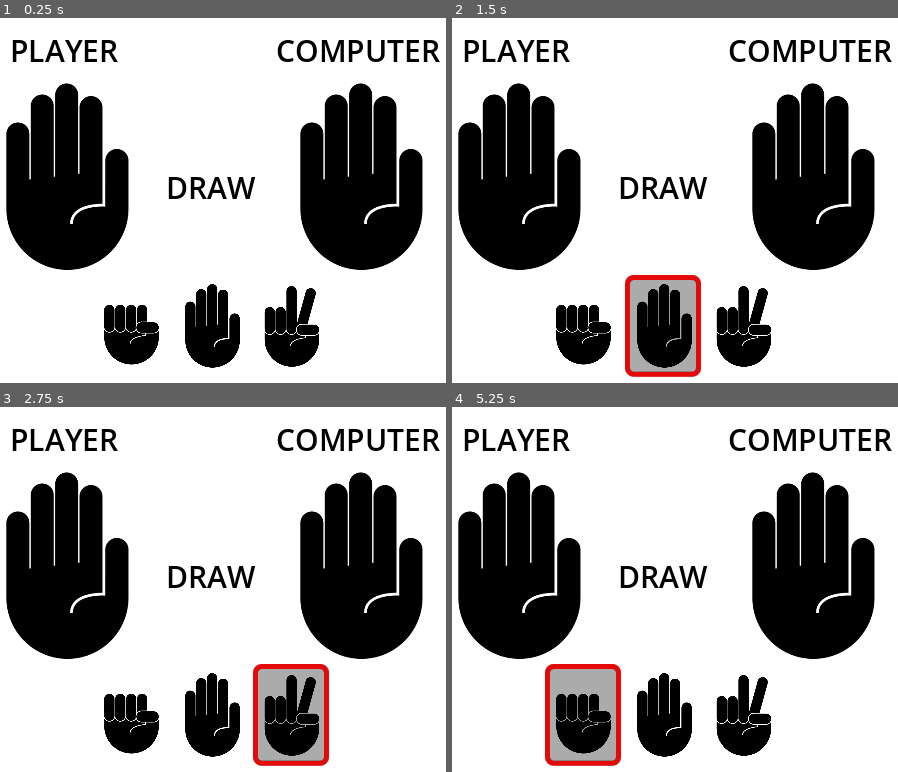
Above: before the commit, frames 1-4 (two rows, left to right).
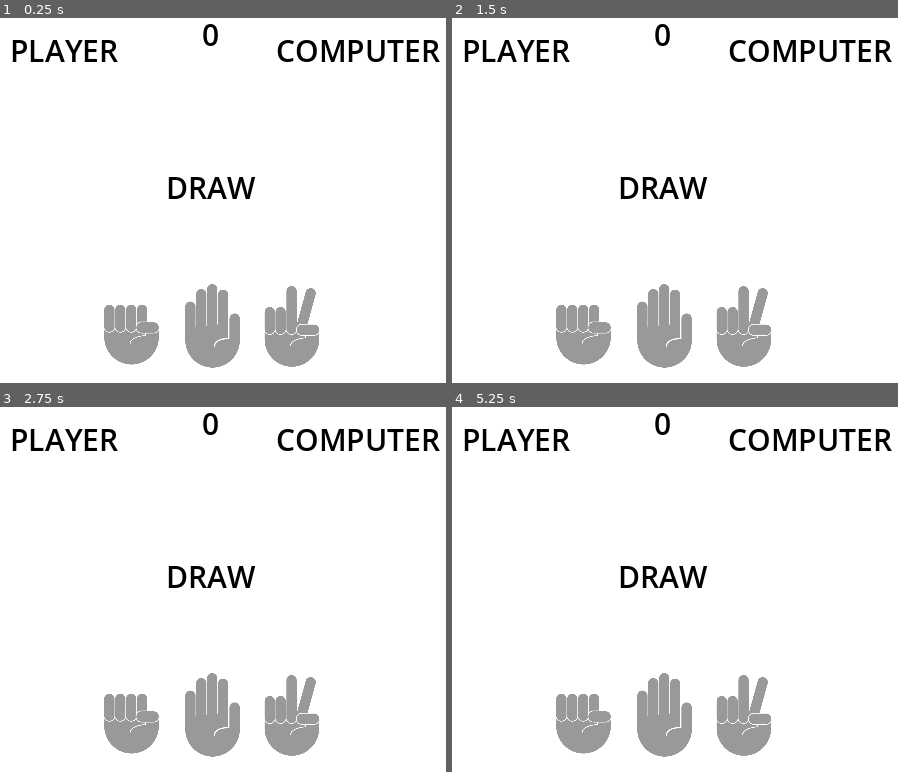
Above: after the commit, the same moments.

Repository: UnusualTitan711x/Rock-Papaer-Scissors-Game
Game: Godot game, scene res://scenes/game.tscn
Two runs of this game, one before a commit and one after it. Both use one fixed random seed, a clock stepped at 60 frames per second and the inputs below.
Inputs (mouse positions are in pixels of both pictures, inside the frame that each line leads up to):
- Up to frame 1 (0.25 s): no input
- Up to frame 2 (1.5 s): click (581, 324) at 0.52 s; click (661, 324) at 1.27 s
- Up to frame 3 (2.75 s): click (289, 713) at 2.02 s
- Up to frame 4 (5.25 s): click (581, 713) at 2.77 s; click (661, 713) at 3.52 s; click (741, 713) at 4.27 s; click (581, 713) at 5.02 s

The runs differ from the first frame. In frame 1, 27% of the frame differs, in the area x 1-95%, y 1-96%; in frame 2, 30%; in frame 3, 30%; in frame 4, 30%, in the area x 1-95%, y 1-99%.

Commit message:
gameplay implementation

Diff:
--- a/project.godot
+++ b/project.godot
@@ -21,6 +21,14 @@
 window/size/viewport_height=405
 window/stretch/mode="viewport"
 
+[input]
+
+start={
+"deadzone": 0.2,
+"events": [Object(InputEventKey,"resource_local_to_scene":false,"resource_name":"","device":-1,"window_id":0,"alt_pressed":false,"shift_pressed":false,"ctrl_pressed":false,"meta_pressed":false,"pressed":false,"keycode":0,"physical_keycode":32,"key_label":0,"unicode":32,"location":0,"echo":false,"script":null)
+]
+}
+
 [input_devices]
 
 pointing/emulate_touch_from_mouse=true
--- a/scenes/game.tscn
+++ b/scenes/game.tscn
@@ -21,14 +21,14 @@
 bg_color = Color(0.6, 0.6, 0.6, 0)
 
 [sub_resource type="StyleBoxFlat" id="StyleBoxFlat_lnu2h"]
-bg_color = Color(0, 0, 0, 0.329412)
+bg_color = Color(0, 0, 0, 0)
 corner_radius_top_left = 8
 corner_radius_top_right = 8
 corner_radius_bottom_right = 8
 corner_radius_bottom_left = 8
 
 [sub_resource type="StyleBoxFlat" id="StyleBoxFlat_lbhrr"]
-bg_color = Color(0, 0, 0, 0.713726)
+bg_color = Color(0, 0, 0, 0)
 corner_radius_top_left = 8
 corner_radius_top_right = 8
 corner_radius_bottom_right = 8
@@ -50,7 +50,7 @@
 grow_vertical = 2
 metadata/_edit_lock_ = true
 
-[node name="HBoxContainer" type="HBoxContainer" parent="CanvasLayer"]
+[node name="Players" type="HBoxContainer" parent="CanvasLayer"]
 anchors_preset = 8
 anchor_left = 0.5
 anchor_top = 0.5
@@ -64,43 +64,43 @@
 grow_vertical = 2
 theme_override_constants/separation = 124
 
-[node name="Player" type="VBoxContainer" parent="CanvasLayer/HBoxContainer"]
+[node name="Player" type="VBoxContainer" parent="CanvasLayer/Players"]
 custom_minimum_size = Vector2(170, 0)
 layout_mode = 2
 theme_override_constants/separation = -10
 
-[node name="Label" type="Label" parent="CanvasLayer/HBoxContainer/Player"]
+[node name="Label" type="Label" parent="CanvasLayer/Players/Player"]
 layout_mode = 2
 size_flags_horizontal = 4
 theme_override_colors/font_color = Color(0, 0, 0, 1)
 theme_override_font_sizes/font_size = 30
 text = "PLAYER"
 
-[node name="TextureRect" type="TextureRect" parent="CanvasLayer/HBoxContainer/Player"]
+[node name="TextureRect" type="TextureRect" parent="CanvasLayer/Players/Player"]
 layout_mode = 2
 texture = ExtResource("2_yqjtg")
 expand_mode = 5
 metadata/_edit_use_anchors_ = true
 
-[node name="Computer" type="VBoxContainer" parent="CanvasLayer/HBoxContainer"]
+[node name="Computer" type="VBoxContainer" parent="CanvasLayer/Players"]
 custom_minimum_size = Vector2(170, 0)
 layout_mode = 2
 theme_override_constants/separation = -10
 
-[node name="Label" type="Label" parent="CanvasLayer/HBoxContainer/Computer"]
+[node name="Label" type="Label" parent="CanvasLayer/Players/Computer"]
 layout_mode = 2
 size_flags_horizontal = 4
 theme_override_colors/font_color = Color(0, 0, 0, 1)
 theme_override_font_sizes/font_size = 30
 text = "COMPUTER"
 
-[node name="TextureRect" type="TextureRect" parent="CanvasLayer/HBoxContainer/Computer"]
+[node name="TextureRect" type="TextureRect" parent="CanvasLayer/Players/Computer"]
 layout_mode = 2
 texture = ExtResource("2_yqjtg")
 expand_mode = 5
 metadata/_edit_use_anchors_ = true
 
-[node name="HBoxContainer2" type="HBoxContainer" parent="CanvasLayer"]
+[node name="HandsButtons" type="HBoxContainer" parent="CanvasLayer"]
 anchors_preset = 8
 anchor_left = 0.5
 anchor_top = 0.5
@@ -113,7 +113,8 @@
 grow_horizontal = 2
 grow_vertical = 2
 
-[node name="RockButton" type="Button" parent="CanvasLayer/HBoxContainer2"]
+[node name="RockButton" type="Button" parent="CanvasLayer/HandsButtons"]
+unique_name_in_owner = true
 layout_mode = 2
 theme_override_constants/icon_max_width = 76
 theme_override_styles/focus = SubResource("StyleBoxFlat_iywne")
@@ -124,7 +125,8 @@
 icon = ExtResource("3_lbhrr")
 icon_alignment = 1
 
-[node name="PaperButton" type="Button" parent="CanvasLayer/HBoxContainer2"]
+[node name="PaperButton" type="Button" parent="CanvasLayer/HandsButtons"]
+unique_name_in_owner = true
 layout_mode = 2
 theme_override_constants/icon_max_width = 76
 theme_override_styles/focus = SubResource("StyleBoxFlat_iywne")
@@ -135,7 +137,8 @@
 icon = ExtResource("2_yqjtg")
 icon_alignment = 1
 
-[node name="ScissorsButton" type="Button" parent="CanvasLayer/HBoxContainer2"]
+[node name="ScissorsButton" type="Button" parent="CanvasLayer/HandsButtons"]
+unique_name_in_owner = true
 layout_mode = 2
 theme_override_constants/icon_max_width = 76
 theme_override_styles/focus = SubResource("StyleBoxFlat_iywne")
@@ -146,7 +149,7 @@
 icon = ExtResource("4_iywne")
 icon_alignment = 1
 
-[node name="Label" type="Label" parent="CanvasLayer"]
+[node name="Outcome" type="Label" parent="CanvasLayer"]
 anchors_preset = 8
 anchor_left = 0.5
 anchor_top = 0.5
@@ -163,3 +166,27 @@
 text = "DRAW"
 horizontal_alignment = 1
 vertical_alignment = 1
+
+[node name="Countdown" type="Label" parent="CanvasLayer"]
+anchors_preset = 8
+anchor_left = 0.5
+anchor_top = 0.5
+anchor_right = 0.5
+anchor_bottom = 0.5
+offset_left = -51.0
+offset_top = -177.5
+offset_right = 51.0
+offset_bottom = -128.5
+grow_horizontal = 2
+grow_vertical = 2
+theme_override_colors/font_color = Color(0, 0, 0, 1)
+theme_override_font_sizes/font_size = 30
+text = "5"
+horizontal_alignment = 1
+vertical_alignment = 1
+
+[node name="Timer" type="Timer" parent="."]
+
+[connection signal="pressed" from="CanvasLayer/HandsButtons/RockButton" to="." method="_on_rock_button_pressed"]
+[connection signal="pressed" from="CanvasLayer/HandsButtons/PaperButton" to="." method="_on_paper_button_pressed"]
+[connection signal="pressed" from="CanvasLayer/HandsButtons/ScissorsButton" to="." method="_on_scissors_button_pressed"]
--- a/scripts/game.gd
+++ b/scripts/game.gd
@@ -1 +1,102 @@
 extends Node2D
+
+const PAPER = preload("res://assets/paper.png")
+const ROCK = preload("res://assets/rock.png")
+const SCISSORS = preload("res://assets/scissors.png")
+
+const HANDS = [ROCK, PAPER, SCISSORS]
+
+@onready var player_texture: TextureRect = $CanvasLayer/Players/Player/TextureRect
+@onready var computer_texture: TextureRect = $CanvasLayer/Players/Computer/TextureRect
+@onready var outcome_label: Label = $CanvasLayer/Outcome
+@onready var countdown_label: Label = $CanvasLayer/Countdown
+@onready var timer: Timer = $Timer
+@onready var rock_button: Button = %RockButton
+@onready var paper_button: Button = %PaperButton
+@onready var scissors_button: Button = %ScissorsButton
+
+
+var player_choice: int
+var computer_choice: int
+
+var countdown_time: int = 3
+var current_time: int
+
+func _ready() -> void:
+	player_texture.texture = null
+	computer_texture.texture = null
+
+	rock_button.disabled = true
+	paper_button.disabled = true
+	scissors_button.disabled = true
+
+	rock_button.focus_mode = Control.FOCUS_NONE
+	paper_button.focus_mode = Control.FOCUS_NONE
+	scissors_button.focus_mode = Control.FOCUS_NONE
+
+	countdown_label.text = str(current_time)
+	timer.timeout.connect(_on_timer_timeout)
+
+func _process(delta: float) -> void:
+	# start the timer and let player pick a hand
+	if Input.is_action_just_pressed("start") and current_time <= 0:
+		rock_button.disabled = false
+		paper_button.disabled = false
+		scissors_button.disabled = false
+
+		rock_button.focus_mode = Control.FOCUS_ALL
+		rock_button.grab_focus()
+		paper_button.focus_mode = Control.FOCUS_ALL
+		scissors_button.focus_mode = Control.FOCUS_ALL
+
+		current_time = countdown_time
+		countdown_label.text = str(current_time)
+		timer.start()
+
+	if rock_button.focus_entered:
+		player_choice = 1
+	elif paper_button.focus_entered:
+		player_choice = 2
+	elif scissors_button.focus_entered:
+		player_choice = 3
+
+func _on_timer_timeout():
+	current_time -= 1
+	countdown_label.text = str(current_time)
+
+	if current_time <= 0:
+		timer.stop()
+		countdown_finished()
+
+func countdown_finished():
+	rock_button.disabled = true
+	paper_button.disabled = true
+	scissors_button.disabled = true
+
+	rock_button.focus_mode = Control.FOCUS_NONE
+	paper_button.focus_mode = Control.FOCUS_NONE
+	scissors_button.focus_mode = Control.FOCUS_NONE
+
+	computer_choice = randi() % 3
+
+	player_texture.texture = HANDS[player_choice]
+	computer_texture.texture = HANDS[computer_choice]
+
+	check_hands()
+
+func check_hands():
+	if player_choice == computer_choice:
+		outcome_label.text = "Draw"
+	elif (player_choice - computer_choice + 3) % 3 == 1:
+		outcome_label.text = "Won"
+	else:
+		outcome_label.text = "Lost"
+
+func _on_rock_button_pressed() -> void:
+	player_choice = 0
+
+func _on_paper_button_pressed() -> void:
+	player_choice = 1
+
+func _on_scissors_button_pressed() -> void:
+	player_choice = 2
